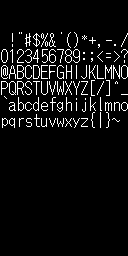
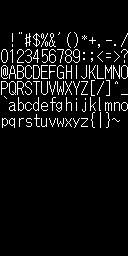
Revision of a layered 128×256 image; what changed, layer by layer:
painted on "Foreground" over [left=56, top=32, right=102, bottom=112]
